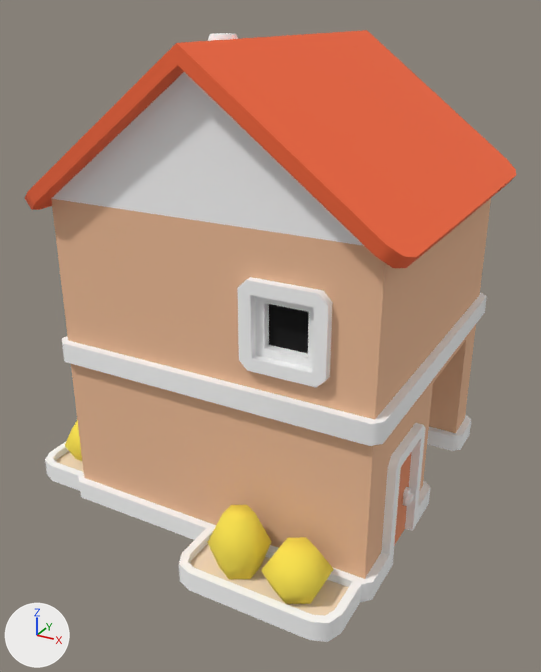
One commit to the glTF model assets/kenney/citysuburban/building-type-r.glb: the scene before it, then after it.
One viewpoint serves both versions: a 50 mm camera at (0.898, -1.572, 1.196) aimed at (0.056, -0.04, 0.43). The axes (+X, +Y, +Z) are drawn at lower left. The lights are the same throughout. The first picture is the older version.

Names of what the first picture shows: 'building-type-r'.
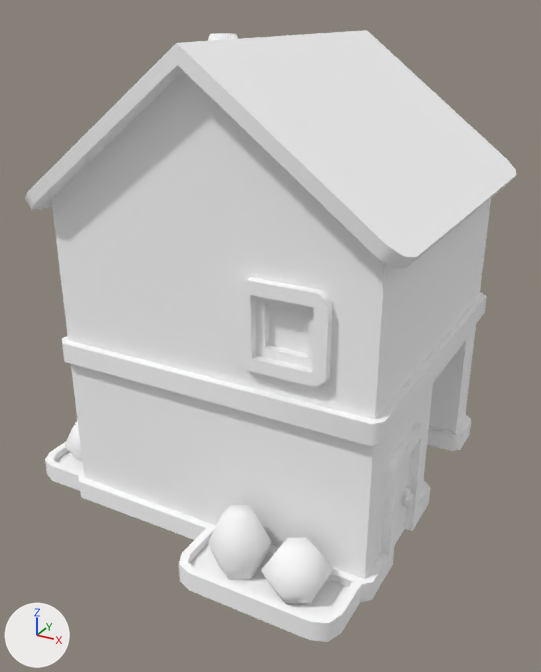
The change, as a diff of the scene's bpy script:
```diff
--- a/assets/kenney/citysuburban/building-type-r.glb.py
+++ b/assets/kenney/citysuburban/building-type-r.glb.py
@@ mat_colormap_023 @@
+mat_colormap_023 = principled_material('colormap.023')
+mat_colormap_023.base_color = (1.0, 1.0, 1.0)  # white #ffffff
+mat_colormap_023.roughness = 1.0
@@ me_building_type_r @@
 me_building_type_r.from_pydata(...)  # 625 vertices, 1030 faces; spans x -0.514..0.514, y -0.51..0.51, z 0.0..1.141
-me_building_type_r.materials.append(mat_colormap)
+me_building_type_r.materials.append(mat_colormap_023)  # white #ffffff
```

Boxes (x1, y1, x2, y2) around the edits, measured in the pictures (541 x 672 px):
'building-type-r', recoloured (lighter): (25, 30, 516, 619) in both
